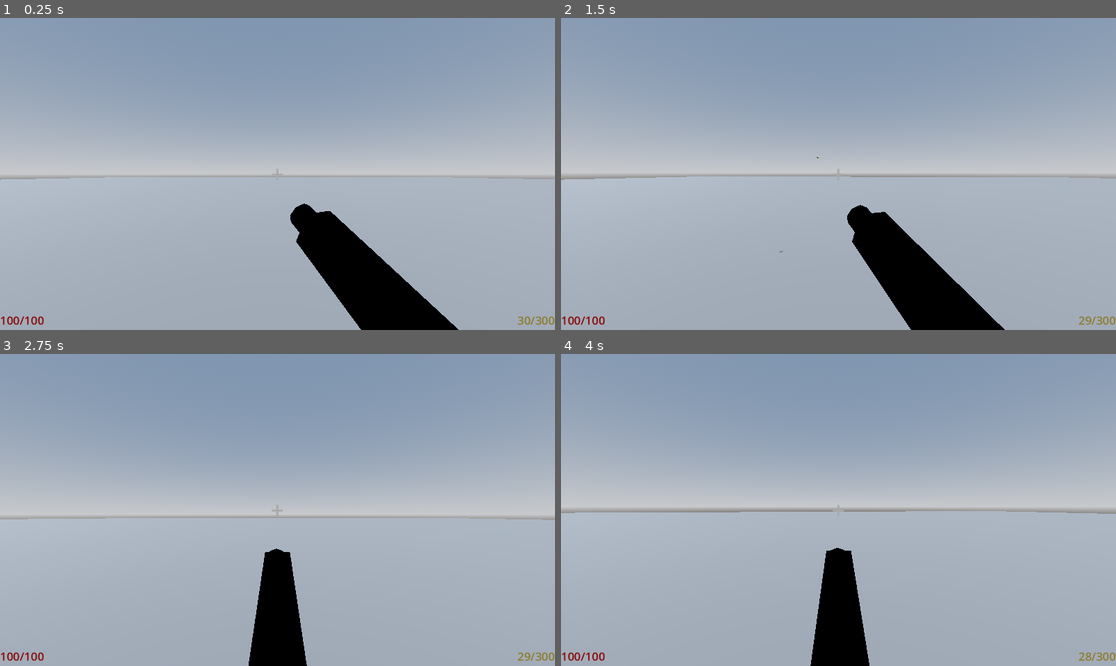
Above: before the commit, frames 1-4 (two rows, left to right).
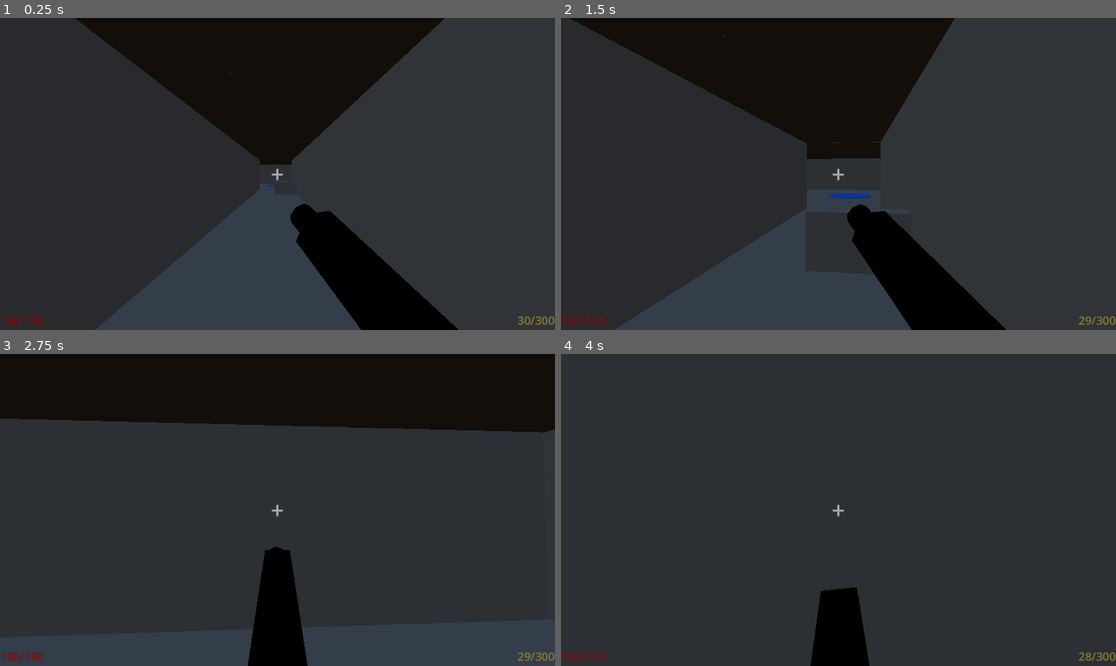
Above: after the commit, the same moments.

Repository: seanp07/GD2Final
Game: Godot game, scene res://testwr1.tscn
The game is run twice, just before and just after one commit, with the same random seed, the same clock (stepped at 60 frames per second) and the same inputs. The project has no main scene, so this scene is started directly. Sound files missing from this copy of the repository are replaced by a short silence.
Inputs (mouse positions are in pixels of both pictures, inside the frame that each line leads up to):
- Up to frame 1 (0.25 s): no input
- Up to frame 2 (1.5 s): tap Enter (ui_accept) at 0.5, 0.77 s; move the mouse to (866, 174) at 0.52 s; hold Right mouse button (aim_sight) 0.53-1.28 s; hold Up (ui_up) from 0.53 s (still down); move the mouse to (810, 174) at 1.27 s; click (810, 174) at 1.35 s
- Up to frame 3 (2.75 s): keep holding Up (ui_up); tap Enter (ui_accept) at 1.52 s; move the mouse to (288, 503) at 2.02 s; hold Right mouse button (aim_sight) from 2.03 s (still down)
- Up to frame 4 (4 s): keep holding Up (ui_up); move the mouse to (832, 516) at 2.77 s; release Right mouse button (aim_sight) at 2.78 s; click (832, 516) at 2.85 s; tap Enter (ui_accept) at 3.02, 3.77 s; move the mouse to (877, 513) at 3.52 s; hold Right mouse button (aim_sight) from 3.53 s (still down)

The runs differ from the first frame. In frame 1, 95% of the frame differs, in the area x 0-100%, y 0-100%; in frame 2, 95%; in frame 3, 97%; in frame 4, 98%.

Commit message:
5/6/B

Diff:
--- a/fps_player_template.gd
+++ b/fps_player_template.gd
@@ -1,7 +1,7 @@
 extends CharacterBody3D
 
 
-var SPEED = 8.0
+var SPEED = 15.0
 var NORMAL_SPEED = SPEED
 var JUMP_VELOCITY = 7.0
 
@@ -16,8 +16,8 @@
 
 @onready var camera = $Head/Camera3D
 var CAM_SENSITIVITY = 0.02
-const BOB_FREQ = 2.4
-const BOB_AMP = 0.08
+const BOB_FREQ = 1.6
+const BOB_AMP = 0.1
 var t_bob = 0.0
 
 
--- a/testwr1.tscn
+++ b/testwr1.tscn
@@ -18,6 +18,13 @@
 [sub_resource type="StandardMaterial3D" id="StandardMaterial3D_c4njn"]
 albedo_color = Color(0.329412, 0.329412, 0.329412, 1)
 
+[sub_resource type="StandardMaterial3D" id="StandardMaterial3D_u0of1"]
+albedo_color = Color(0.972549, 0.972549, 0.729412, 1)
+emission = Color(0.972549, 0.972549, 0.729412, 1)
+
+[sub_resource type="StandardMaterial3D" id="StandardMaterial3D_figk2"]
+albedo_color = Color(0, 0.278431, 0.670588, 1)
+
 [node name="testwr1" type="Node3D"]
 
 [node name="WorldEnvironment" type="WorldEnvironment" parent="."]
@@ -27,13 +34,123 @@
 transform = Transform3D(-0.866023, -0.433016, 0.250001, 0, 0.499998, 0.866027, -0.500003, 0.749999, -0.43301, 0, 0, 0)
 shadow_enabled = true
 
-[node name="CSGBox3D" type="CSGBox3D" parent="."]
+[node name="barricade" type="CSGBox3D" parent="."]
+transform = Transform3D(1, 0, 0, 0, 1, 0, 0, 0, 1, 0, 0.454092, -2.86668)
 use_collision = true
-size = Vector3(180.465, 0.002, 221.632)
+size = Vector3(1.9498, 1.13472, 0.474416)
+material = SubResource("StandardMaterial3D_c4njn")
+
+[node name="finish" type="CSGBox3D" parent="."]
+transform = Transform3D(1, 0, 0, 0, 1, 0, 0, 0, 1, -0.908653, 1.68562, 16.6864)
+use_collision = true
+size = Vector3(4.31272, 3.74454, 0.342393)
+material = SubResource("StandardMaterial3D_u0of1")
+
+[node name="CSGCylinder3D" type="CSGCylinder3D" parent="."]
+transform = Transform3D(1, 0, 0, 0, 1, 0, 0, 0, 1, -0.914918, -0.22461, -15.1257)
+radius = 1.67
+height = 0.361656
+sides = 30
+material = SubResource("StandardMaterial3D_figk2")
+
+[node name="fwc5" type="CSGBox3D" parent="."]
+transform = Transform3D(1, 0, 0, 0, 1, 0, 0, 0, 1, -0.914918, -0.22461, -15.1257)
+use_collision = true
+size = Vector3(11.7, 0.238, 11.7)
+material = SubResource("StandardMaterial3D_c4njn")
+
+[node name="fwc11" type="CSGBox3D" parent="."]
+transform = Transform3D(1, 0, 0, 0, 1, 0, 0, 0, 1, -0.914918, 3.42584, -15.1257)
+use_collision = true
+size = Vector3(11.7, 0.238, 11.7)
+material = SubResource("StandardMaterial3D_c4njn")
+
+[node name="fwc8" type="CSGBox3D" parent="."]
+transform = Transform3D(-4.37114e-08, -1, 0, 1, -4.37114e-08, 0, 0, 0, 1, -6.9419, 1.60226, -15.0458)
+use_collision = true
+size = Vector3(3.9, 0.238, 12)
+material = SubResource("StandardMaterial3D_c4njn")
+
+[node name="fwc9" type="CSGBox3D" parent="."]
+transform = Transform3D(-4.37114e-08, -1, 0, 1, -4.37114e-08, 0, 0, 0, 1, 5.12955, 1.60226, -15.0458)
+use_collision = true
+size = Vector3(3.9, 0.238, 12)
+material = SubResource("StandardMaterial3D_c4njn")
+
+[node name="fwc10" type="CSGBox3D" parent="."]
+transform = Transform3D(1.91069e-15, 4.37114e-08, 1, 1, -4.37114e-08, 0, 4.37114e-08, 1, -4.37114e-08, -0.876973, 1.60226, -21.1803)
+use_collision = true
+size = Vector3(3.9, 0.238, 12)
+material = SubResource("StandardMaterial3D_c4njn")
+
+[node name="fwc6" type="CSGBox3D" parent="."]
+transform = Transform3D(1.91069e-15, 4.37114e-08, 1, 1, -4.37114e-08, 0, 4.37114e-08, 1, -4.37114e-08, -4.85738, 1.61705, -9.11496)
+use_collision = true
+size = Vector3(3.9, 0.238, 3.94313)
+material = SubResource("StandardMaterial3D_c4njn")
+
+[node name="fwc7" type="CSGBox3D" parent="."]
+transform = Transform3D(1.91069e-15, 4.37114e-08, 1, 1, -4.37114e-08, 0, 4.37114e-08, 1, -4.37114e-08, 3.03248, 1.61705, -9.11496)
+use_collision = true
+size = Vector3(3.9, 0.238, 3.94313)
+material = SubResource("StandardMaterial3D_c4njn")
+
+[node name="hallway1" type="CSGCombiner3D" parent="."]
+transform = Transform3D(1, 0, 0, 0, 1, 0, 0, 0, 1, -0.914918, -0.22461, -2.86668)
+use_collision = true
+
+[node name="fwc" type="CSGBox3D" parent="hallway1"]
+use_collision = true
+size = Vector3(3.9, 0.238, 13.009)
+material = SubResource("StandardMaterial3D_c4njn")
+
+[node name="fwc4" type="CSGBox3D" parent="hallway1"]
+transform = Transform3D(1, 0, 0, 0, 1, 0, 0, 0, 1, 0, 3.65742, 0)
+use_collision = true
+size = Vector3(3.9, 0.238, 13.009)
+material = SubResource("StandardMaterial3D_c4njn")
+
+[node name="fwc2" type="CSGBox3D" parent="hallway1"]
+transform = Transform3D(-4.37114e-08, -1, 0, 1, -4.37114e-08, 0, 0, 0, 1, -2.03831, 1.84166, 0)
+use_collision = true
+size = Vector3(3.9, 0.238, 13.009)
+material = SubResource("StandardMaterial3D_c4njn")
+
+[node name="fwc3" type="CSGBox3D" parent="hallway1"]
+transform = Transform3D(-4.37114e-08, -1, 0, 1, -4.37114e-08, 0, 0, 0, 1, 2.049, 1.84166, 0)
+use_collision = true
+size = Vector3(3.9, 0.238, 13.009)
+material = SubResource("StandardMaterial3D_c4njn")
+
+[node name="hallway2" type="CSGCombiner3D" parent="."]
+transform = Transform3D(1, 0, 0, 0, 1, 0, 0, 0, 1, -0.914918, -0.22461, 10.0548)
+use_collision = true
+
+[node name="fwc" type="CSGBox3D" parent="hallway2"]
+use_collision = true
+size = Vector3(3.9, 0.238, 13.009)
+material = SubResource("StandardMaterial3D_c4njn")
+
+[node name="fwc4" type="CSGBox3D" parent="hallway2"]
+transform = Transform3D(1, 0, 0, 0, 1, 0, 0, 0, 1, 0, 3.65742, 0)
+use_collision = true
+size = Vector3(3.9, 0.238, 13.009)
+material = SubResource("StandardMaterial3D_c4njn")
+
+[node name="fwc2" type="CSGBox3D" parent="hallway2"]
+transform = Transform3D(-4.37114e-08, -1, 0, 1, -4.37114e-08, 0, 0, 0, 1, -2.03831, 1.84166, 0)
+use_collision = true
+size = Vector3(3.9, 0.238, 13.009)
+material = SubResource("StandardMaterial3D_c4njn")
+
+[node name="fwc3" type="CSGBox3D" parent="hallway2"]
+transform = Transform3D(-4.37114e-08, -1, 0, 1, -4.37114e-08, 0, 0, 0, 1, 2.049, 1.84166, 0)
+use_collision = true
+size = Vector3(3.9, 0.238, 13.009)
 material = SubResource("StandardMaterial3D_c4njn")
 
 [node name="fps_player" parent="." instance=ExtResource("1_3q2cf")]
-transform = Transform3D(1, 0, 0, 0, 1, 0, 0, 0, 1, -0.777076, 1.18296, 1.70698)
+transform = Transform3D(1, 0, 0, 0, 1, 0, 0, 0, 1, -0.777076, 1.18296, 15.269)
 
 [node name="fps_enemy" parent="." instance=ExtResource("2_ujrni")]
 transform = Transform3D(1, 0, 0, 0, 1, 0, 0, 0, 1, 13.1587, 0, -0.00515556)
Not shown: 1 places in testwr1.tscn that only renumber resources
